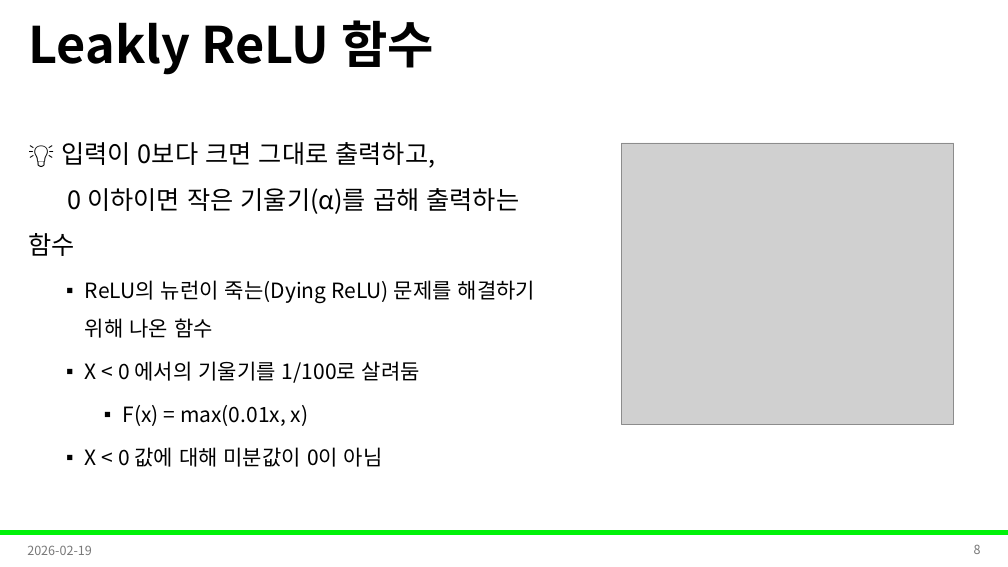
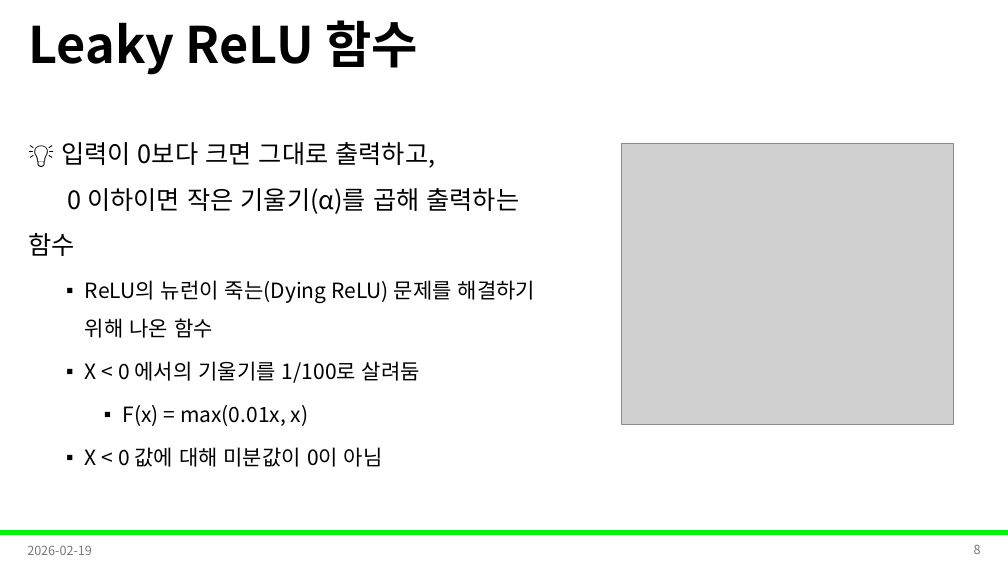
Before and after one commit to Leader-Lesson/KDT_RE_5th, a slide deck: slide 8 of material/5_AI/11_딥러닝 학습 안정화 전략.pptx. Drawn at 1008x567 pixels with LibreOffice and Linux fonts; fonts in the diff are those of the drawing; grey boxes stand for pictures; background and template pictures are left out. Boxes give left, top, right and bottom in pixels: in the first picture for what was removed or moved away, otherwise in the second. Text is boxed around its words. In the diff, an @@ line names an element or a change of style, - is before the commit and + after.

```diff
--- a/material/5_AI/11_딥러닝 학습 안정화 전략.pptx
+++ b/material/5_AI/11_딥러닝 학습 안정화 전략.pptx
@@ title at [28,20,418,75]: text changed @@
-Leakly ReLU 함수
+Leaky ReLU 함수
```
Also in this commit, not shown: 9 other slides changed, 1 slide added, 5 slides removed, 8 other files.
